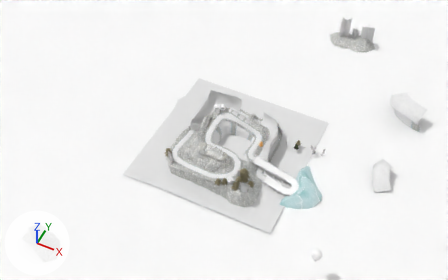
Renders of the Blender file media/trunk/tracks/snowtuxpeak2/snowtuxpeak.blend from each side of a commit.
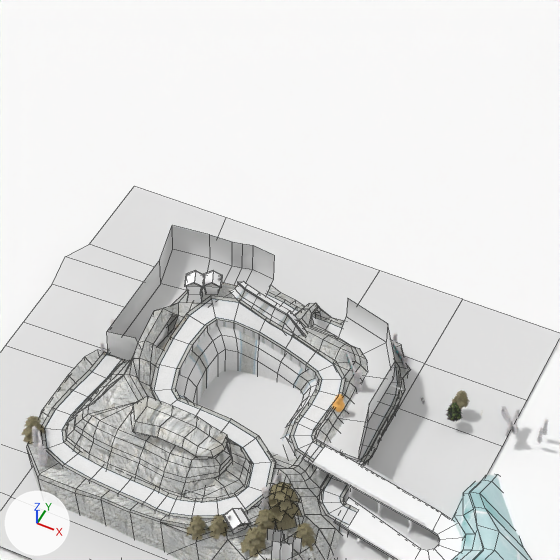
Old and new are each drawn whole from a 50 mm lens placed at (59.0, -687.0, 859.0), pointed at (-287.0, 4.0, -4.0) and again close up on the part from 35% to 73% of the width and 8% to 69% of the height. Every picture has the same lights, and +X, +Y and +Z are marked at lower left. The older version's two pictures come first. The close-ups show mesh edges as thin lines.

Objects in the first close-up: 'Bareer.003', 'Bareer.004', 'Ice', 'Iceberg', 'Mountain', 'Road', 'Rock.001', 'Rock.003', 'Tree.007', 'rect.010' and 32 more.
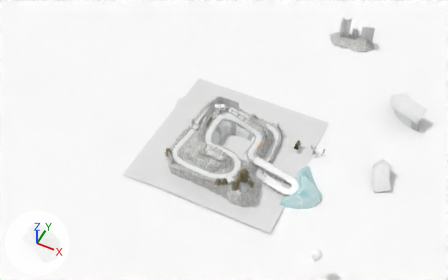
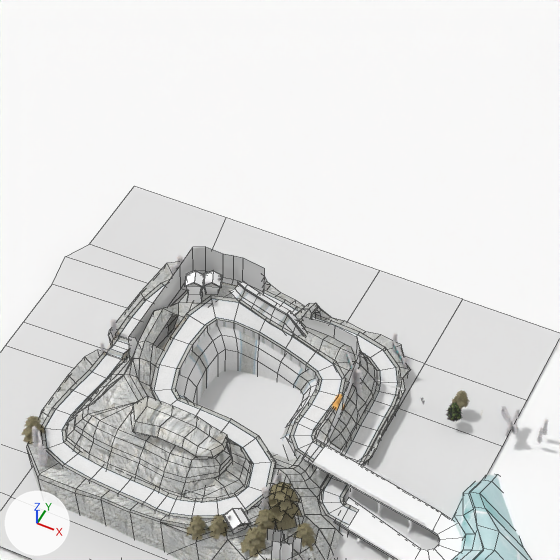
Pixel boxes (x1, y1, x2, y2) of what changed, in the close-ups (560 x 560 px):
'Bareer.003', reshaped (20% narrower, 16% shorter): before (107, 225, 395, 459); after (129, 247, 360, 444)

Diff of the bpy script that builds the scene:
```diff
--- a/media/trunk/tracks/snowtuxpeak2/snowtuxpeak.blend.py
+++ b/media/trunk/tracks/snowtuxpeak2/snowtuxpeak.blend.py
@@ me_cube_005 @@
 # used by ob_bareer_003; location = (-303.9, 49.9, 36.2); rotation_euler = (-0.0581, -0.00401, -1.36), in degrees (-3.3, -0.2, -78)
 # verts and faces of me_cube_005; kept vertices keep their numbers, new ones are numbered from 38
 # before: 4 (-13.0, -12.0, -1.0) at pixel (210, 258), 5 (-12.0, 1.0, -1.0) at pixel (232, 265), 6 (-12.0, 7.0, -1.0) at pixel (242, 267), 7 (-13.0, 13.0, -1.0) at pixel (252, 269), 9 (-8.0, 26.0, -1.0) at pixel (273, 279)
 # before: 10 (5.0, -36.0, -11.0) at pixel (160, 283), 11 (-15.0, -35.0, -2.0) at pixel (172, 249), 13 (66.0, -49.0, -12.0) at pixel (108, 355), 14 (-13.0, -13.0, 18.0) at pixel (209, 234), 15 (-12.0, 0.0, 18.0) at pixel (232, 241)
 # before: 16 (-12.0, 6.0, 18.0) at pixel (242, 243), 17 (-13.0, 12.0, 18.0) at pixel (253, 245), 18 (-8.0, 25.0, 18.0) at pixel (274, 255), 19 (5.0, -37.0, 8.0) at pixel (159, 259), 20 (-15.0, -36.0, 17.0) at pixel (172, 225)
 # before: 22 (66.0, -50.0, 7.0) at pixel (106, 331), 25 (66.0, 98.0, -18.0) at pixel (367, 422), 26 (92.0, 99.0, -19.0) at pixel (358, 458), 28 (31.0, 105.0, -2.0) at pixel (395, 360), 30 (66.0, 98.0, -3.0) at pixel (369, 403)
 # before: 31 (92.0, 98.0, -9.0) at pixel (359, 447), 32 (4.0, 96.0, -3.0) at pixel (387, 323), 33 (31.0, 106.0, -17.0) at pixel (393, 379), 34 (4.0, 96.0, -18.0) at pixel (386, 342), 35 (15.0, 69.0, -23.0)
 # before: 36 (-10.0, 70.0, -4.0) at pixel (347, 298), 37 (-10.0, 70.0, -19.0) at pixel (346, 316)
-me_cube_005.from_pydata(...)  # 38 vertices, 22 faces; spans x -15.0..92.0, y -50.0..106.0, z -24.0..18.0
+me_cube_005.from_pydata(...)  # 41 vertices, 24 faces; spans x -3.0..84.0, y -38.0..86.0, z -25.0..18.0
+# me_cube_005 part 1
+for i in [5, 6, 15, 16]: verts[i] += (10.0, -3.0, -1.0)
+for i in [10, 13, 22]: verts[i] += (1.0, 12.0, 1.0)
+verts[4] = (-3.0, -12.0, -1.0)  # moved, pixel (205, 270)
+verts[14] = (-3.0, -13.0, 18.0)  # moved, pixel (205, 246)
+verts[7] = (-1.0, 10.0, -1.0)  # moved, pixel (242, 281)
+verts[17] = (-1.0, 9.0, 18.0)  # moved, pixel (243, 257)
+verts[9] = (3.0, 23.0, -1.0)  # moved, pixel (264, 292)
+verts[18] = (3.0, 22.0, 18.0)  # moved, pixel (264, 268)
+verts[11] = (-1.0, -19.0, -1.0)  # moved, pixel (193, 271)
+verts[20] = (-1.0, -20.0, 18.0)  # moved, pixel (192, 247)
+verts[19] = (7.0, -25.0, 9.0)  # moved, pixel (180, 265)
+verts[25] = (62.0, 84.0, -19.0)  # moved, pixel (342, 412)
+verts[26] = (84.0, 80.0, -20.0)  # moved, pixel (327, 442)
+verts[28] = (28.0, 85.0, -3.0)  # moved, pixel (360, 350)
+verts[33] = (28.0, 86.0, -18.0)  # moved
+verts[30] = (62.0, 83.0, -4.0)  # moved, pixel (343, 393)
+verts[31] = (84.0, 80.0, -10.0)  # moved, pixel (328, 430)
+verts[32] = (19.0, 81.0, -3.0)  # moved, pixel (357, 337)
+verts[34] = (19.0, 82.0, -19.0)  # moved
+verts[35] = (22.0, 67.0, -24.0)  # moved
+verts[36] = (13.0, 67.0, -4.0)  # moved, pixel (334, 325)
+verts[37] = (13.0, 68.0, -19.0)  # moved
+verts[38] = (20.0, 47.0, -25.0)
+verts[39] = (11.0, 48.0, -5.0)  # pixel (301, 316)
+verts[40] = (11.0, 48.0, -21.0)
+faces += [(36, 39, 40, 37), (35, 37, 40, 38)]
 me_cube_005.materials.append(mat_transparence_png)
```
